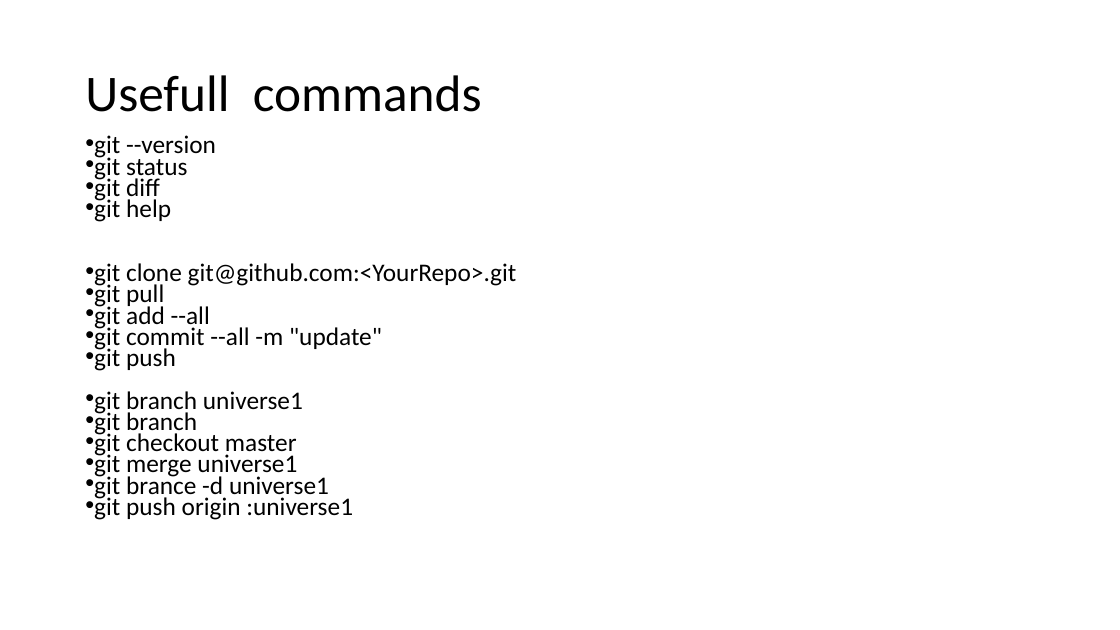
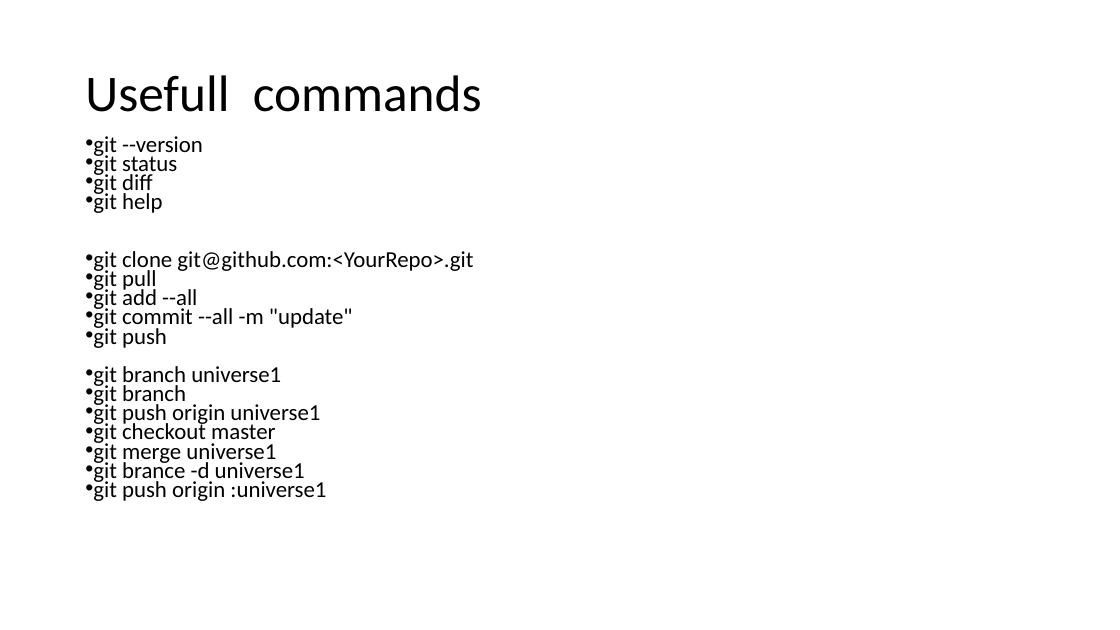
Before and after one commit to ToreAndreAsheim/tech-thursday, a slide deck: slide 9 of 2020-09-03 Git og Github/Git.pptx. Drawn at 1120x630 pixels with LibreOffice and Linux fonts; fonts in the diff are those of the drawing. Boxes give left, top, right and bottom in pixels: in the first picture for what was removed or moved away, otherwise in the second. Text is boxed around its words. In the diff, an @@ line names an element or a change of style, - is before the commit and + after.

```diff
--- a/2020-09-03 Git og Github/Git.pptx
+++ b/2020-09-03 Git og Github/Git.pptx
@@ text at [93,136,473,501]: size 21.7 to 19.6 pt @@
@@ text at [93,401,320,427]: paragraph added @@
+• git push origin universe1
```
Also in this commit, not shown: 3 other slides changed, 1 slide removed.
